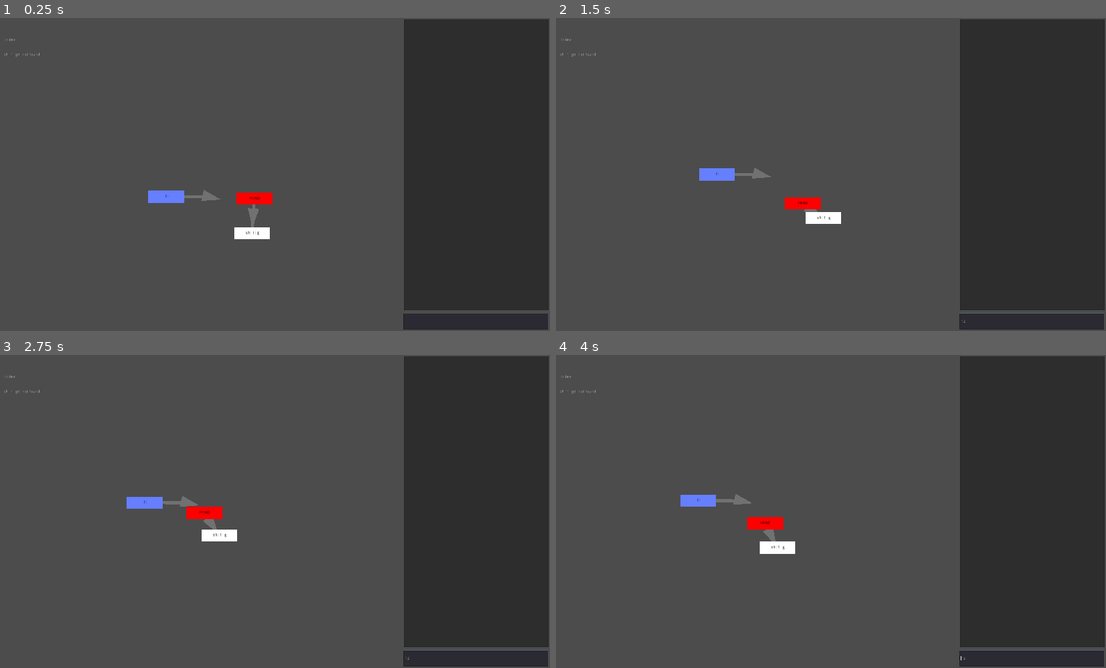
Above: before the commit, frames 1-4 (two rows, left to right).
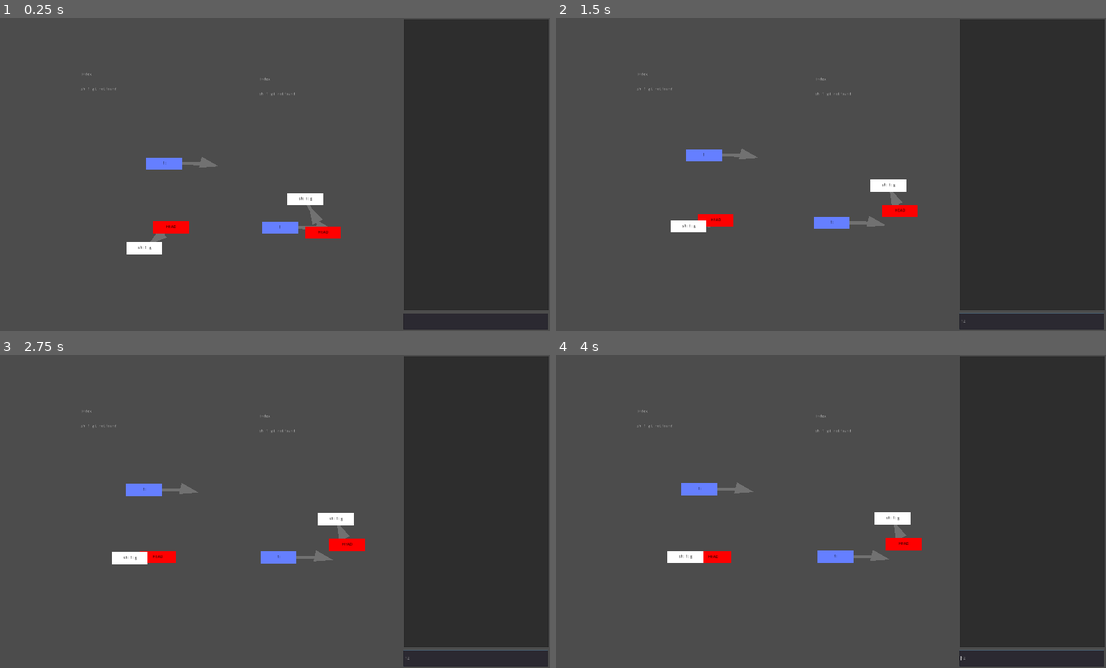
Above: after the commit, the same moments.

Repository: git-learning-game/oh-my-git
Game: Godot game, scene res://main.tscn
The game is run twice, just before and just after one commit, with the same random seed, the same clock (stepped at 60 frames per second) and the same inputs.
Inputs (mouse positions are in pixels of both pictures, inside the frame that each line leads up to):
- Up to frame 1 (0.25 s): no input
- Up to frame 2 (1.5 s): click (1029, 321) at 0.52 s; type "12" at 0.6 s; move the mouse to (814, 208) at 1.27 s; hold Right (right) from 1.28 s (still down); click (814, 208) at 1.35 s
- Up to frame 3 (2.75 s): move the mouse to (154, 505) at 2.02 s; release Right (right) at 2.03 s; hold Down (down) from 2.03 s (still down); click (154, 505) at 2.1 s
- Up to frame 4 (4 s): move the mouse to (776, 536) at 2.77 s; release Down (down) at 2.78 s; hold Right (right) 2.78-3.53 s; click (776, 536) at 2.85 s; move the mouse to (798, 574) at 3.52 s; hold Up (up) from 3.53 s (still down); click (798, 574) at 3.6 s

The runs differ from the first frame. In frame 1, 2.7% of the frame differs, in the area x 0-62%, y 6-76%; in frame 2, 2.5%; in frame 3, 2.7%; in frame 4, 2.7%.
Error before the commit: Invalid get index 'sh:' (on base: 'Dictionary'). (res://node.gd:16)
Error after the commit: Invalid get index 'sh:' (on base: 'Dictionary'). (res://node.gd:17)

Commit message:
Move repository to its own scene

Diff:
--- a/arrow.gd
+++ b/arrow.gd
@@ -1,15 +1,16 @@
 extends Node2D
 
 var label = "label" setget label_set
-var target = Vector2(0,0) setget target_set
+var target: String setget target_set
+var repository: Node2D
 
 func _ready():
 	pass
 
 func _process(delta):
-	var t = get_node("/root/Main").objects[target]
+	var t = repository.objects[target]
 	#print(t)
-	$Line.points[1] = t.position - global_position
+	$Line.points[1] = t.global_position - global_position
 	$Label.position = ($Line.points[0] + $Line.points[1])/2
 	$Tip.position = ($Line.points[0] + $Line.points[1])/2
 	$Tip.rotation = PI+$Line.points[0].angle_to($Line.points[1])
--- a/main.gd
+++ b/main.gd
@@ -1,8 +1,4 @@
 extends Node2D
-
-var node = preload("res://node.tscn")
-
-var objects = {}
 
 var dragged = null
 
@@ -21,24 +17,19 @@
 	if server.is_connection_available():
 		client_connection = server.take_connection()
 		read_commit_message()
-	if true or get_global_mouse_position().x < get_viewport_rect().size.x*0.7:
-		if Input.is_action_just_pressed("click"):
-			var mindist = 9999999
-			for o in objects.values():
-				var d = o.position.distance_to(get_global_mouse_position())
-				if d < mindist:
-					mindist = d
-					dragged = o
-		if Input.is_action_just_released("click"):
-				dragged = null
-		if dragged:
-			dragged.position = get_global_mouse_position()
+#	if true or get_global_mouse_position().x < get_viewport_rect().size.x*0.7:
+#		if Input.is_action_just_pressed("click"):
+#			var mindist = 9999999
+#			for o in objects.values():
+#				var d = o.position.distance_to(get_global_mouse_position())
+#				if d < mindist:
+#					mindist = d
+#					dragged = o
+#		if Input.is_action_just_released("click"):
+#				dragged = null
+#		if dragged:
+#			dragged.position = get_global_mouse_position()
 
-	update_head()
-	update_refs()
-	update_index()
-	update_objects()
-	apply_forces()
 
 func read_commit_message():
 	$CommitMessage.show()
@@ -62,156 +53,3 @@
 	$Terminal/Input.editable = true
 	$CommitMessage.text = ""
 	$CommitMessage.hide()
-
-func update_index():
-	$Index.text = git("ls-files")
-
-func update_objects():
-	for o in all_objects():
-		if objects.has(o):
-			continue
-		var n = node.instance()
-		n.id = o
-		n.type = object_type(o)
-		n.content = object_content(o)
-		n.position = Vector2(rand_range(0, viewport_size.x), rand_range(0, viewport_size.y))
-
-		if true:
-			#print(" ")
-			#print(o)
-			var type = object_type(o)
-			#print(type)
-			#print(object_content(o))
-			match type:
-				"blob":
-					pass
-				"tree":
-					#print("Children:")
-					#print(tree_children(o))
-					n.children = tree_children(o)
-				"commit":
-					#print("Tree:")
-					#print(commit_tree(o))
-
-					#print("Parents:")
-					#print(commit_parents(o))
-
-					var c = {}
-					c[commit_tree(o)] = ""
-					for p in commit_parents(o):
-						c[p] = ""
-					n.children = c
-		add_child(n)
-		objects[o] = n
-
-func update_refs():
-	for r in all_refs():
-		if not objects.has(r):
-			var n = node.instance()
-			n.id = r
-			n.type = "ref"
-			n.content = ""
-			n.position = Vector2(rand_range(0, viewport_size.x), rand_range(0, viewport_size.y))
-			objects[r] = n
-			add_child(n)
-		var n = objects[r]
-		n.children = {ref_id(r): ""}
-
-func apply_forces():
-	for o in objects.values():
-		for o2 in objects.values():
-			if o == o2:
-				continue
-			var d = o.position.distance_to(o2.position)
-			var dir = (o.global_position - o2.global_position).normalized()
-			var f = 3000/pow(d+0.00001,1.5)
-			o.position += dir*f
-			o2.position -= dir*f
-		var d = o.position.distance_to(Vector2(viewport_size.x/3, viewport_size.y/2))
-		var dir = (o.global_position - Vector2(viewport_size.x/3, viewport_size.y/2)).normalized()
-		var f = (d+0.00001)*0.02
-		o.position -= dir*f
-
-func git(args, splitlines = false):
-	var output = []
-	var a = args.split(" ")
-	#print ("Running: ", a)
-	a.insert(0, "-C")
-	a.insert(1, "/tmp/githydragit")
-	OS.execute("git", a, true, output, true)
-	var o = output[0]
-
-	if splitlines:
-		o = o.split("\n")
-		# Remove last empty line.
-		o.remove(len(o)-1)
-	else:
-		# Remove trailing newline.
-		o = o.substr(0,len(o)-1)
-	return o
-
-func update_head():
-	if not objects.has("HEAD"):
-		var n = node.instance()
-		n.id = "HEAD"
-		n.type = "head"
-		n.content = ""
-		n.position = Vector2(rand_range(0, viewport_size.x), rand_range(0, viewport_size.y))
-		objects["HEAD"] = n
-		add_child(n)
-	var n = objects["HEAD"]
-	n.children = {symref_target("HEAD"): ""}
-
-func all_objects():
-	return git("cat-file --batch-check=%(objectname) --batch-all-objects", true)
-
-func object_type(id):
-	return git("cat-file -t "+id)
-
-func object_content(id):
-	return git("cat-file -p "+id)
-
-func tree_children(id):
-	var children = git("cat-file -p "+id, true)
-	var ids = {}
-	for c in children:
-		var a = c.split(" ")
-		ids[a[2].split("\t")[0]] = a[2].split("\t")[1]
-	return ids
-
-func commit_tree(id):
-	var c = git("cat-file -p "+id, true)
-	for cc in c:
-		var ccc = cc.split(" ", 2)
-		match ccc[0]:
-			"tree":
-				return ccc[1]
-	return null
-
-func commit_parents(id):
-	var parents = []
-	var c = git("cat-file -p "+id, true)
-	for cc in c:
-		var ccc = cc.split(" ", 2)
-		match ccc[0]:
-			"parent":
-				parents.push_back(ccc[1])
-	return parents
-
-func all_refs():
-	var refs = []
-	for line in git("show-ref", true):
-		line = line.split(" ")
-		var id = line[0]
-		var name = line[1]
-		refs.push_back(name)
-	return refs
-
-func ref_id(ref):
-	return git("show-ref "+ref).split(" ")[0]
-
-func symref_target(symref):
-	var ret = git("symbolic-ref -q "+symref)
-	if ret != "":
-		return ret
-	return git("show-ref --head "+symref).split(" ")[0]
--- a/main.tscn
+++ b/main.tscn
@@ -1,31 +1,11 @@
-[gd_scene load_steps=3 format=2]
+[gd_scene load_steps=4 format=2]
 
 [ext_resource path="res://terminal.gd" type="Script" id=1]
 [ext_resource path="res://main.gd" type="Script" id=2]
+[ext_resource path="res://repository.tscn" type="PackedScene" id=3]
 
 [node name="Main" type="Node2D"]
 script = ExtResource( 2 )
-
-[node name="Index" type="Label" parent="."]
-margin_left = 35.0
-margin_top = 120.0
-margin_right = 374.0
-margin_bottom = 1044.0
-text = "file1
-file2"
-__meta__ = {
-"_edit_use_anchors_": false
-}
-
-[node name="IndexLabel" type="Label" parent="."]
-margin_left = 38.0
-margin_top = 69.0
-margin_right = 377.0
-margin_bottom = 108.0
-text = "Index:"
-__meta__ = {
-"_edit_use_anchors_": false
-}
 
 [node name="Terminal" type="Node2D" parent="."]
 z_index = 1
@@ -69,5 +49,15 @@
 __meta__ = {
 "_edit_use_anchors_": false
 }
+
+[node name="Repository" parent="." instance=ExtResource( 3 )]
+position = Vector2( 264.285, 118.658 )
+path = "/tmp/githydragit/"
+size = Vector2( 500, 1000 )
+
+[node name="Repository2" parent="." instance=ExtResource( 3 )]
+position = Vector2( 880.229, 135.918 )
+path = "/tmp/githydragit/"
+size = Vector2( 500, 1000 )
 [connection signal="text_entered" from="Terminal/Input" to="Terminal" method="send_command"]
 [connection signal="pressed" from="CommitMessage/Button" to="." method="save_commit_message"]
--- a/node.gd
+++ b/node.gd
@@ -3,6 +3,7 @@
 var id setget id_set
 var content setget content_set
 var type setget type_set
+var repository: Node2D
 
 var children = {} setget children_set
 
@@ -55,6 +56,7 @@
 			var a = arrow.instance()
 			a.label = new_children[c]
 			a.target = c
+			a.repository = repository
 			$Arrows.add_child(a)
 	children = new_children
 
--- /dev/null
+++ b/repository.gd
@@ -0,0 +1,181 @@
+extends Node2D
+
+export var path: String setget set_path, get_path
+export var size: Vector2
+var objects = {}
+var node = preload("res://node.tscn")
+
+func _ready():
+	pass
+
+func _process(delta):
+	update_head()
+	update_refs()
+	update_index()
+	update_objects()
+	apply_forces()
+
+func set_path(new_path):
+	path = new_path
+
+func get_path():
+	return path
+
+func update_index():
+	$Index.text = git("ls-files")
+
+func random_position():
+	return Vector2(rand_range(0, size.x), rand_range(0, size.y))
+
+func update_objects():
+	for o in all_objects():
+		if objects.has(o):
+			continue
+		var n = node.instance()
+		n.id = o
+		n.type = object_type(o)
+		n.content = object_content(o)
+		n.position = random_position()
+		n.repository = self
+
+		if true:
+			#print(" ")
+			#print(o)
+			var type = object_type(o)
+			#print(type)
+			#print(object_content(o))
+			match type:
+				"blob":
+					pass
+				"tree":
+					#print("Children:")
+					#print(tree_children(o))
+					n.children = tree_children(o)
+				"commit":
+					#print("Tree:")
+					#print(commit_tree(o))
+
+					#print("Parents:")
+					#print(commit_parents(o))
+
+					var c = {}
+					c[commit_tree(o)] = ""
+					for p in commit_parents(o):
+						c[p] = ""
+					n.children = c
+		add_child(n)
+		objects[o] = n
+
+func update_refs():
+	for r in all_refs():
+		if not objects.has(r):
+			var n = node.instance()
+			n.id = r
+			n.type = "ref"
+			n.content = ""
+			n.repository = self
+			n.position = random_position()
+			objects[r] = n
+			add_child(n)
+		var n = objects[r]
+		n.children = {ref_id(r): ""}
+
+func apply_forces():
+	for o in objects.values():
+		for o2 in objects.values():
+			if o == o2:
+				continue
+			var d = o.position.distance_to(o2.position)
+			var dir = (o.global_position - o2.global_position).normalized()
+			var f = 3000/pow(d+0.00001,1.5)
+			o.position += dir*f
+			o2.position -= dir*f
+		var d = o.position.distance_to(Vector2(size.x/2, size.y/2))
+		var dir = (o.position - Vector2(size.x/2, size.y/2)).normalized()
+		var f = (d+0.00001)*0.02
+		o.position -= dir*f
+
+func git(args, splitlines = false):
+	var output = []
+	var a = args.split(" ")
+	#print ("Running: ", a)
+	a.insert(0, "-C")
+	a.insert(1, path)
+	OS.execute("git", a, true, output, true)
+	var o = output[0]
+
+	if splitlines:
+		o = o.split("\n")
+		# Remove last empty line.
+		o.remove(len(o)-1)
+	else:
+		# Remove trailing newline.
+		o = o.substr(0,len(o)-1)
+	return o
+
+func update_head():
+	if not objects.has("HEAD"):
+		var n = node.instance()
+		n.id = "HEAD"
+		n.type = "head"
+		n.content = ""
+		n.repository = self
+		n.position = random_position()
+		objects["HEAD"] = n
+		add_child(n)
+	var n = objects["HEAD"]
+	n.children = {symref_target("HEAD"): ""}
+
+func all_objects():
+	return git("cat-file --batch-check=%(objectname) --batch-all-objects", true)
+
+func object_type(id):
+	return git("cat-file -t "+id)
+
+func object_content(id):
+	return git("cat-file -p "+id)
+
+func tree_children(id):
+	var children = git("cat-file -p "+id, true)
+	var ids = {}
+	for c in children:
+		var a = c.split(" ")
+		ids[a[2].split("\t")[0]] = a[2].split("\t")[1]
+	return ids
+
+func commit_tree(id):
+	var c = git("cat-file -p "+id, true)
+	for cc in c:
+		var ccc = cc.split(" ", 2)
+		match ccc[0]:
+			"tree":
+				return ccc[1]
+	return null
+
+func commit_parents(id):
+	var parents = []
+	var c = git("cat-file -p "+id, true)
+	for cc in c:
+		var ccc = cc.split(" ", 2)
+		match ccc[0]:
+			"parent":
+				parents.push_back(ccc[1])
+	return parents
+
+func all_refs():
+	var refs = []
+	for line in git("show-ref", true):
+		line = line.split(" ")
+		var id = line[0]
+		var name = line[1]
+		refs.push_back(name)
+	return refs
+
+func ref_id(ref):
+	return git("show-ref "+ref).split(" ")[0]
+
+func symref_target(symref):
+	var ret = git("symbolic-ref -q "+symref)
+	if ret != "":
+		return ret
+	return git("show-ref --head "+symref).split(" ")[0]
--- /dev/null
+++ b/repository.tscn
@@ -0,0 +1,27 @@
+[gd_scene load_steps=2 format=2]
+
+[ext_resource path="res://repository.gd" type="Script" id=1]
+
+[node name="Repository" type="Node2D"]
+script = ExtResource( 1 )
+
+[node name="Index" type="Label" parent="."]
+margin_left = 36.0787
+margin_top = 120.0
+margin_right = 375.079
+margin_bottom = 1044.0
+text = "file1
+file2"
+__meta__ = {
+"_edit_use_anchors_": false
+}
+
+[node name="IndexLabel" type="Label" parent="."]
+margin_left = 38.0
+margin_top = 69.0
+margin_right = 377.0
+margin_bottom = 108.0
+text = "Index:"
+__meta__ = {
+"_edit_use_anchors_": false
+}
